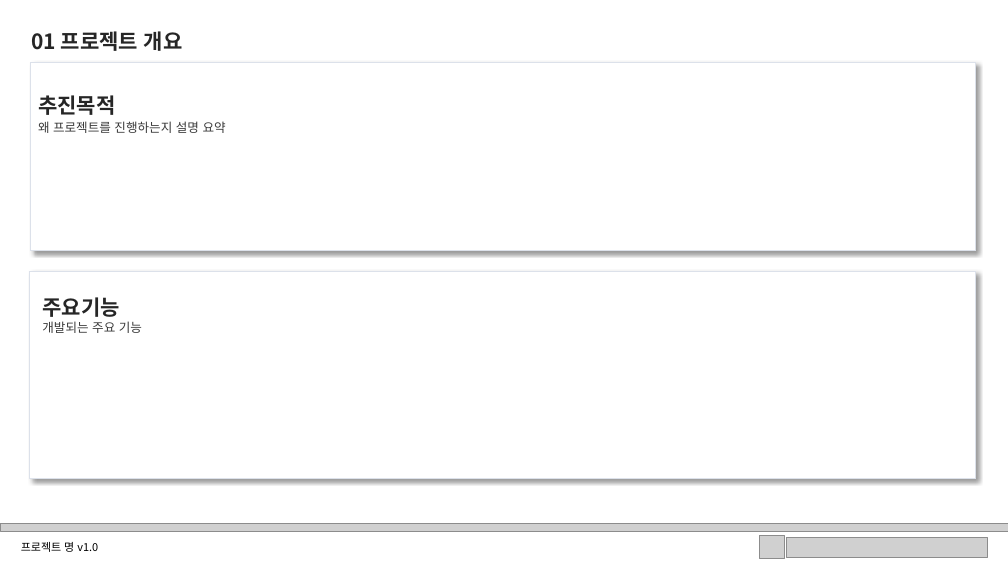
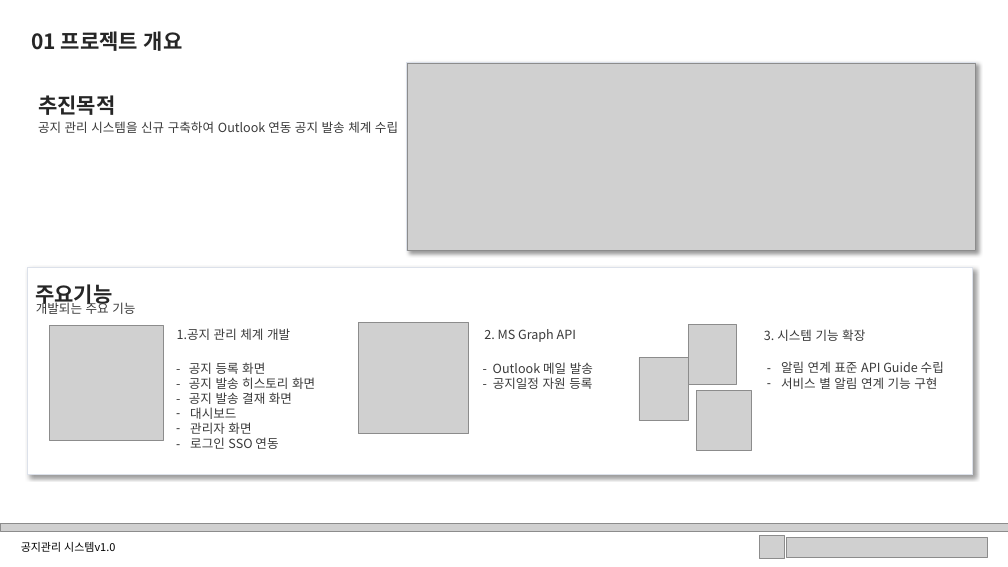
Before and after one commit to hamyoonsic/temp, a slide deck: slide 3 of 산출물/중간발표/중간발표템플릿.pptx. Drawn at 1008x567 pixels with LibreOffice and Linux fonts; fonts in the diff are those of the drawing; grey boxes stand for pictures. Boxes give left, top, right and bottom in pixels: in the first picture for what was removed or moved away, otherwise in the second. Text is boxed around its words. In the diff, an @@ line names an element or a change of style, - is before the commit and + after.

```diff
--- a/산출물/중간발표/중간발표템플릿.pptx
+++ b/산출물/중간발표/중간발표템플릿.pptx
@@ rectangle resized from (x1=30, y1=62, x2=975, y2=250) to (x1=407, y1=62, x2=975, y2=250) @@
@@ picture added at (x1=408, y1=63, x2=976, y2=250) @@
@@ text at (x1=38, y1=121, x2=398, y2=133): text changed @@
-왜 프로젝트를 진행하는지 설명 요약
+공지 관리 시스템을 신규 구축하여 Outlook 연동 공지 발송 체계 수립
@@ rectangle moved from (x1=29, y1=271, x2=975, y2=479) to (x1=27, y1=268, x2=972, y2=475) @@
@@ text "주요기능" rewrapped from (x1=42, y1=297, x2=119, y2=317) to (x1=35, y1=284, x2=112, y2=308) @@
@@ text "개발되는 주요 기능" moved from (x1=42, y1=321, x2=142, y2=333) to (x1=36, y1=300, x2=135, y2=314) @@
@@ picture added at (x1=49, y1=325, x2=163, y2=440) @@
@@ text added at (x1=177, y1=328, x2=290, y2=340), 12 pt, text #3A3A3A @@
+1.공지 관리 체계 개발
@@ picture added at (x1=358, y1=322, x2=469, y2=433) @@
@@ text added at (x1=484, y1=329, x2=576, y2=342), 12 pt, text #3A3A3A @@
+2. MS Graph API
@@ picture added at (x1=688, y1=325, x2=737, y2=385) @@
@@ text added at (x1=764, y1=329, x2=865, y2=341), 12 pt, text #3A3A3A @@
+3. 시스템 기능 확장
@@ picture added at (x1=639, y1=358, x2=689, y2=420) @@
@@ text added at (x1=189, y1=362, x2=315, y2=449), 12 pt, text #3A3A3A @@
+- 공지 등록 화면
+- 공지 발송 히스토리 화면
+- 공지 발송 결재 화면
+– 대시보드
+– 관리자 화면
+– 로그인 SSO 연동
@@ text added at (x1=493, y1=362, x2=593, y2=389), 12 pt, text #3A3A3A @@
+- Outlook 메일 발송
+- 공지일정 자원 등록
@@ text added at (x1=781, y1=361, x2=944, y2=389), 12 pt, text #3A3A3A @@
+– 알림 연계 표준 API Guide 수립
+– 서비스 별 알림 연계 기능 구현
@@ picture added at (x1=697, y1=390, x2=752, y2=451) @@
@@ text at (x1=21, y1=542, x2=115, y2=552): text changed @@
-프로젝트 명 v1.0
+공지관리 시스템v1.0
```
Also in this commit, not shown: 4 other slides changed, 15 other files.
